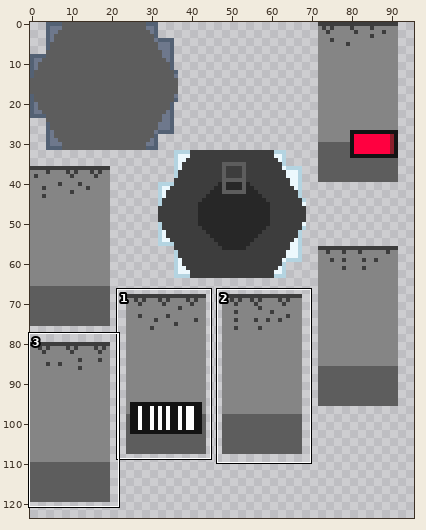
Edited in one commit: sprite sheet (Assets/Models/FBX/can.png). Above: a wide view before the commit, with the close-up outlined.
Close-up. Old version:
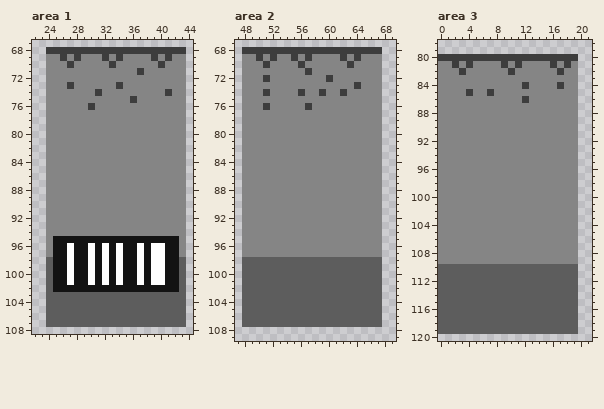
The file is 128x128 pixels. Shown: area 1: x 22..44, y 67..108; area 2: x 47..69, y 67..109; area 3: x 0..21, y 78..120. The wide view leaves out empty margins. The commit also changed other parts of the picture, which this record leaves out.
Now the later version:
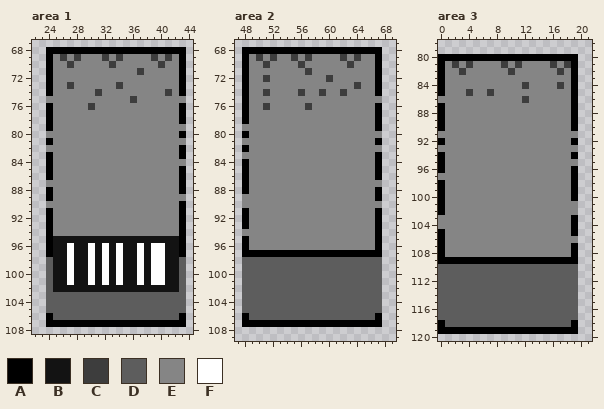
Palette (. is transparent): A #000000  B #131313  C #3d3d3d  D #5d5d5d  E #858585  F #ffffff
The exact change:
Area 1:
y 68: x 24..43 CCCCCCCCCCCCCCCCCCCC -> AAAAAAAAAAAAAAAAAAAA
y 69..74: x 24 E -> A; x 43 E -> A
y 76..78: x 24 E -> A; x 43 E -> A
y 79: x 24 E -> A
y 80: x 43 E -> A
y 81: x 24 E -> A
y 82: x 43 E -> A
y 83: x 24 E -> A; x 43 E -> A
y 84: x 24 E -> A
y 85..86: x 24 E -> A; x 43 E -> A
y 87: x 43 E -> A
y 88: x 24 E -> A; x 43 E -> A
y 89: x 24 E -> A
y 90: x 43 E -> A
y 91..97: x 24 E -> A; x 43 E -> A
y 106: x 24 D -> A; x 43 D -> A
y 107: x 24..43 DDDDDDDDDDDDDDDDDDDD -> AAAAAAAAAAAAAAAAAAAA
Area 2:
y 68: x 48..67 CCCCCCCCCCCCCCCCCCCC -> AAAAAAAAAAAAAAAAAAAA
y 69..74: x 48 E -> A; x 67 E -> A
y 75: x 48 E -> A
y 76..78: x 48 E -> A; x 67 E -> A
y 79: x 67 E -> A
y 80: x 48 E -> A
y 81: x 67 E -> A
y 82: x 48 E -> A
y 83: x 67 E -> A
y 84..86: x 48 E -> A; x 67 E -> A
y 87: x 48 E -> A
y 88: x 48 E -> A; x 67 E -> A
y 89: x 67 E -> A
y 91..93: x 48 E -> A; x 67 E -> A
y 94: x 67 E -> A
y 95..96: x 48 E -> A; x 67 E -> A
y 97: x 48..67 EEEEEEEEEEEEEEEEEEEE -> AAAAAAAAAAAAAAAAAAAA
y 106: x 48 D -> A; x 67 D -> A
y 107: x 48..67 DDDDDDDDDDDDDDDDDDDD -> AAAAAAAAAAAAAAAAAAAA
Area 3:
y 80: x 0..19 CCCCCCCCCCCCCCCCCCCC -> AAAAAAAAAAAAAAAAAAAA
y 81..85: x 0 E -> A; x 19 E -> A
y 86: x 19 E -> A
y 87..90: x 0 E -> A; x 19 E -> A
y 92: x 0 E -> A; x 19 E -> A
y 94: x 0 E -> A; x 19 E -> A
y 95: x 0 E -> A
y 96: x 0 E -> A; x 19 E -> A
y 97: x 19 E -> A
y 98..100: x 0 E -> A; x 19 E -> A
y 101..102: x 0 E -> A
y 103..104: x 19 E -> A
y 105: x 0 E -> A; x 19 E -> A
y 106: x 0 E -> A
y 107..108: x 0 E -> A; x 19 E -> A
y 109: x 0..19 EEEEEEEEEEEEEEEEEEEE -> AAAAAAAAAAAAAAAAAAAA
y 118: x 0 D -> A; x 19 D -> A
y 119: x 0..19 DDDDDDDDDDDDDDDDDDDD -> AAAAAAAAAAAAAAAAAAAA
Pixel boxes of the changes (left, top, right, bottom) in both close-ups:
changed: (46, 47, 186, 257)
changed: (46, 313, 186, 327)
changed: (242, 47, 382, 257)
changed: (242, 313, 382, 327)
changed: (438, 54, 578, 264)
changed: (438, 320, 578, 334)
